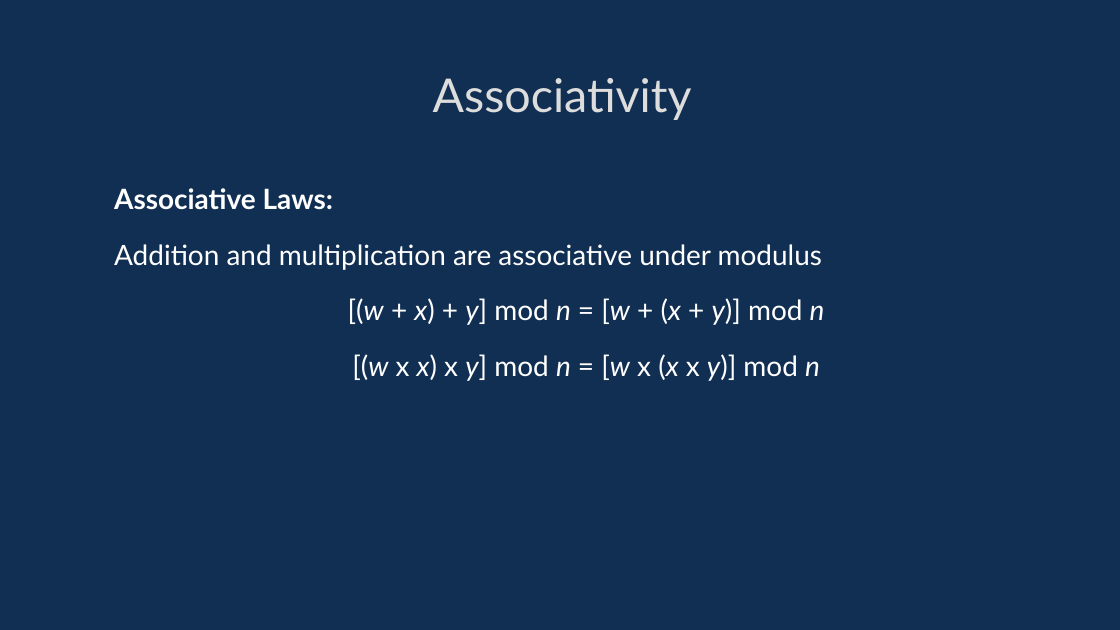
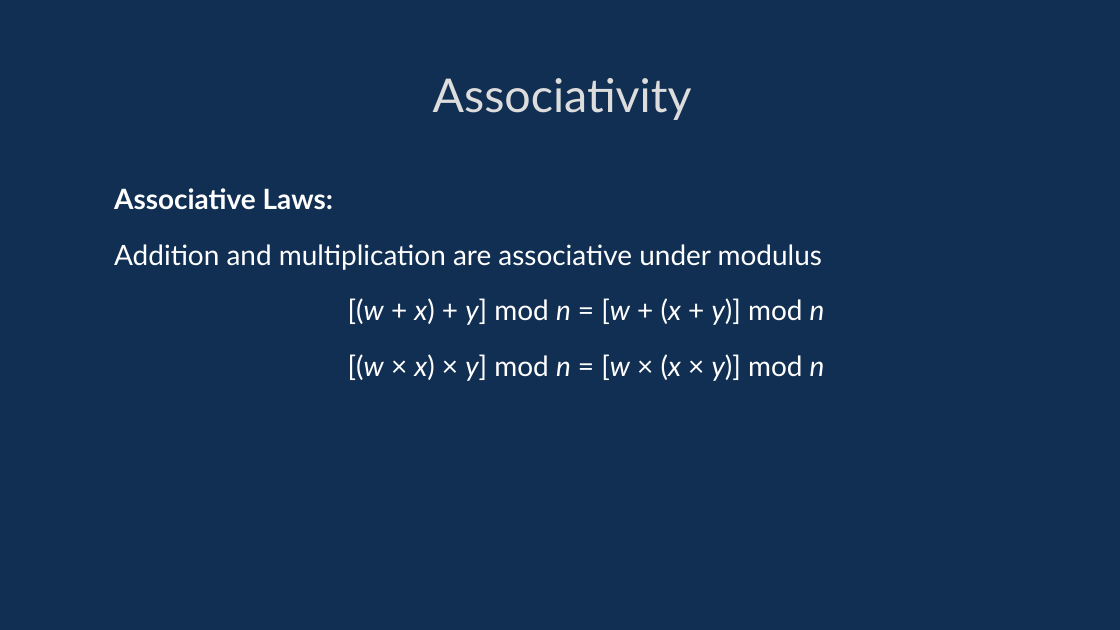
Before and after one commit to davidgundry/maths22-23, a slide deck: slide 47 of slides/maths-2-modular-arithmetic.odp. Drawn at 1120x630 pixels with LibreOffice and Linux fonts; fonts in the diff are those of the drawing. Boxes give left, top, right and bottom in pixels: in the first picture for what was removed or moved away, otherwise in the second. Text is boxed around its words. In the diff, an @@ line names an element or a change of style, - is before the commit and + after.

```diff
--- a/slides/maths-2-modular-arithmetic.odp
+++ b/slides/maths-2-modular-arithmetic.odp
@@ text at (x1=348, y1=354, x2=825, y2=381): text changed @@
-[(w x x) x y] mod n = [w x (x x y)] mod n
+[(w × x) × y] mod n = [w × (x × y)] mod n
```
Also in this commit, not shown: 10 other slides changed, 10 other files.
